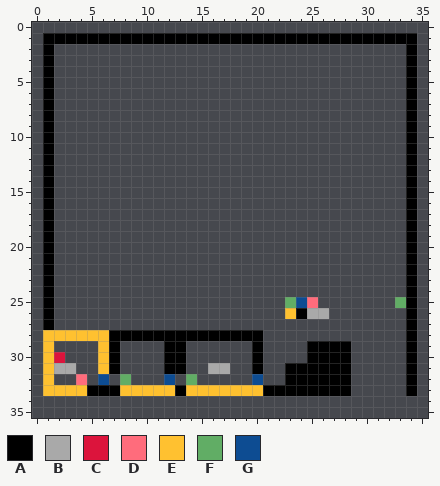
Pixel-art sprite: AridArnold/Content/Campaigns/MainCampaign/Levels/0401.png. The first picture shows the starting point.
The file is 36x36 pixels.
Palette (. is transparent): A #000000  B #a9a9a9  C #dc143c  D #ff6c7c  E #ffc130  F #61ad65  G #0d4c92
Pixels before, first column x 1:
 1 AAAAAAAAAAAAAAAAAAAAAAAAAAAAAAAAAA
 2 A................................A
 3 A................................A
 4 A................................A
 5 A................................A
 6 A................................A
 7 A................................A
 8 A................................A
 9 A................................A
10 A................................A
11 A................................A
12 A................................A
13 A................................A
14 A................................A
15 A................................A
16 A................................A
17 A................................A
18 A................................A
19 A................................A
20 A................................A
21 A................................A
22 A................................A
23 A................................A
24 A................................A
25 A.....................FGD.......FA
26 A.....................EABB.......A
27 A................................A
28 EEEEEEAAAAAAAAAAAAAA.............A
29 E....EA....AA......A....AAAA.....A
30 EC...EA....AA......A....AAAA.....A
31 EBB..EA....AA..BB..A..AAAAAA.....A
32 E..D.G.F...G.F.....G..AAAAAA.....A
33 EEEEAAAEEEEEAEEEEEEEAAAAAAAA.....A
And afterwards:
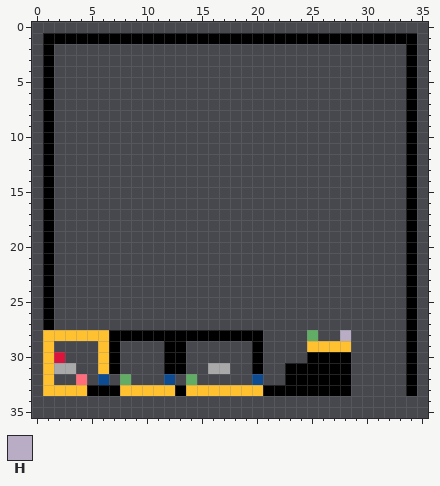
Colours new in this view: H #b8adc5
What changed:
y 25: x 23..25 FGD -> ...; x 33 F -> .
y 26: x 23..26 EABB -> ....
y 28: x 25 . -> F; x 28 . -> H
y 29: x 25..28 AAAA -> EEEE
Where, in picture pixels (left, top, right, bottom), the same in both pictures:
changed: (285, 297, 351, 352)
erased: (395, 297, 406, 308)
